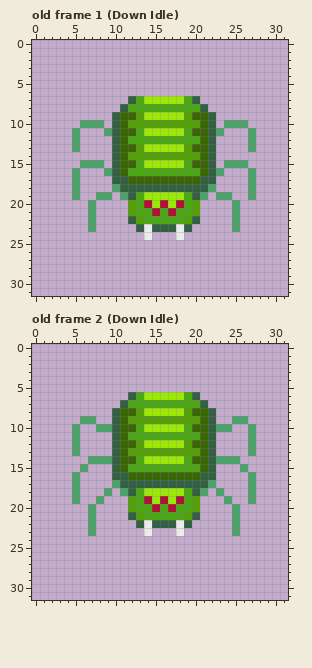
Pixel-art file -- Assets/Resources/Textures/Alien 1.ase. Above: the version before the commit.
32x32 pixels, 32 frames. Colours within 5 levels of each other are drawn and written as one. Shown: old frame 1 (Down Idle), old frame 2 (Down Idle). The commit also changed other frames, which this record leaves out.
After the commit:
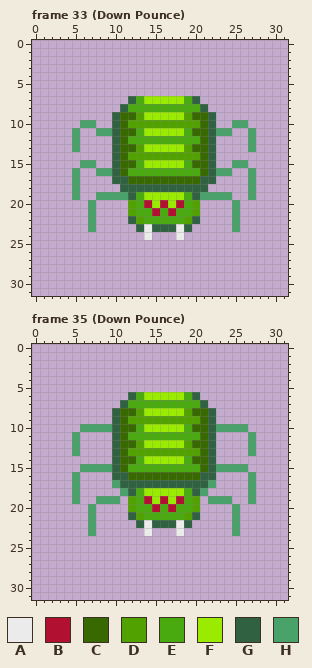
Palette (. is transparent): A #ebebeb  B #b21030  C #386900  D #51a200  E #49aa10  F #9aeb00  G #306141  H #49a269
A new or re-ordered frame is compared with the old frame closest to it.
Changes in this commit:
frames 32 -> 65
Frame 33 (Down Pounce) is new; against old frame 1 (Down Idle):
y 10: x 8 H -> .; x 24 H -> .
y 11: x 8 . -> H; x 24 . -> H
y 15: x 8 H -> .; x 24 H -> .
y 16: x 8 . -> H; x 24 . -> H
y 18: x 10 H -> .; x 22 H -> .
y 19: x 10 . -> H; x 22 . -> H
Frame 35 (Down Pounce) is new; against old frame 2 (Down Idle):
y 9: x 6..7 HH -> ..; x 25..26 HH -> ..
y 10: x 5..7 H.. -> .HH; x 25..27 ..H -> HH.
y 14: x 7..9 HHH -> ...; x 23..25 HHH -> ...
y 15: x 7..9 ... -> HHH; x 23..25 ... -> HHH
y 18: x 9 H -> .; x 23 H -> .
y 19: x 9..10 .. -> HH; x 22..23 .. -> HH
Where, in picture pixels (left, top, right, bottom), the same in both pictures:
changed: (96, 120, 104, 136)
changed: (224, 120, 232, 136)
changed: (96, 160, 120, 200)
changed: (208, 160, 232, 200)
changed: (72, 416, 120, 504)
changed: (208, 416, 256, 504)
